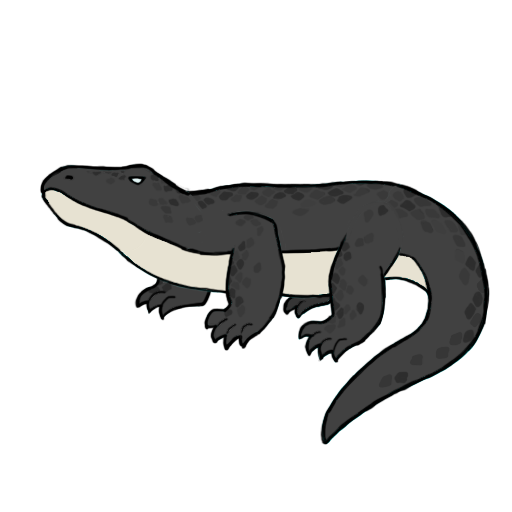
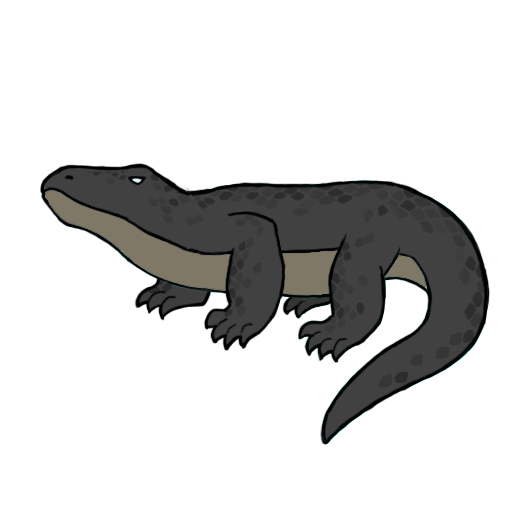
The second 512 × 512 image is a revision of the first. Changes to its layers:
painted on "레이어 10" over [45, 190, 148, 254]
painted on "레이어 15" over [384, 255, 426, 287]
painted on "레이어 17" over [112, 227, 338, 295]
